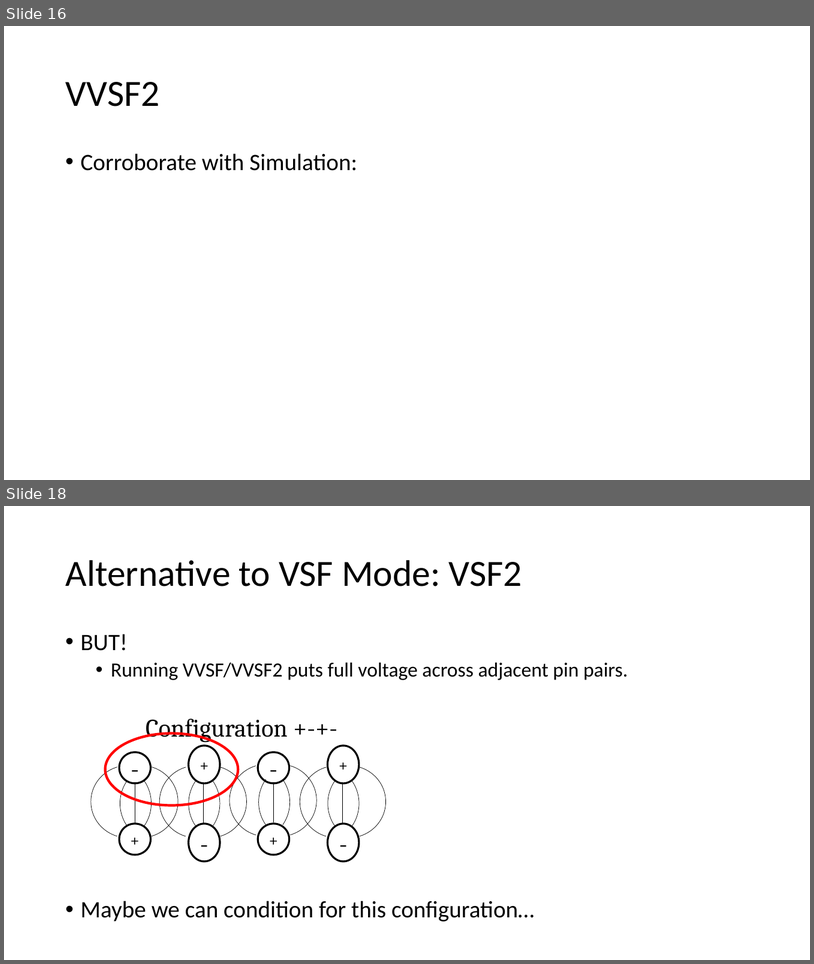
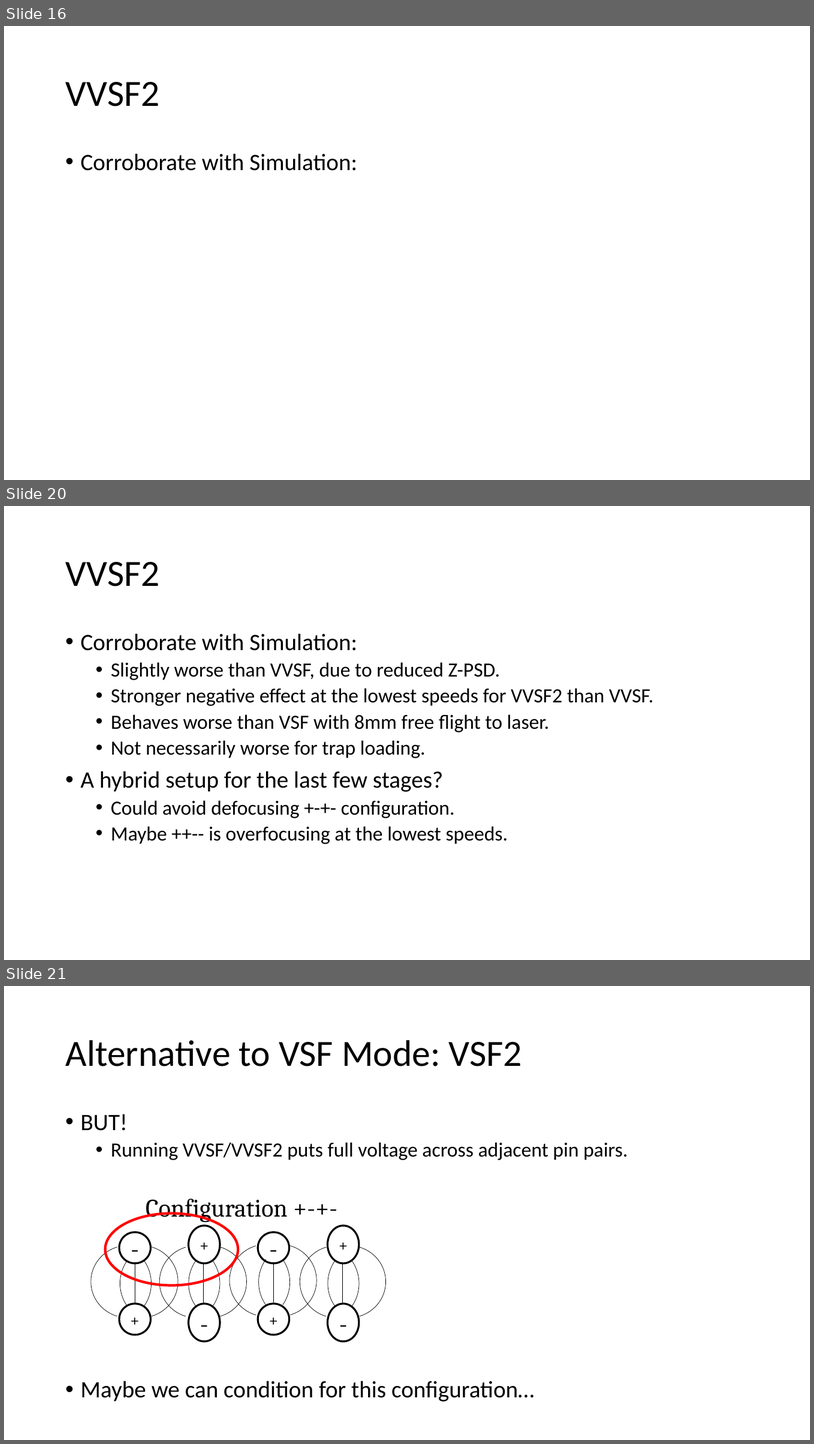
Before and after one commit to dreens/alternate-charging, a slide deck: Alternate Charging VVSF2.pptx. Shown one above the other, each under a label of ours: slides 16 and 18 before the commit, slides 16, 20 and 21 after it; the slides between them are not shown. The pictures are 814x964 and 814x1444 pixels, drawn with LibreOffice and Linux fonts; fonts in the diff are those of the drawing. Boxes give left, top, right and bottom in pixels: in the first picture for what was removed or moved away, otherwise in the second. Text is boxed around its words. In the diff, an @@ line names an element or a change of style, - is before the commit and + after.

```diff
--- a/Alternate Charging VVSF2.pptx
+++ b/Alternate Charging VVSF2.pptx
@@ slide 20 added at <box>4,506,810,960</box>, background #FFFFFF @@
@@ title added at <box>65,562,159,586</box>, 44 pt, text #000000 @@
+VVSF2
@@ text added at <box>81,633,654,844</box>, 24 pt, text #000000 @@
+• Corroborate with Simulation:
+  • Slightly worse than VVSF, due to reduced Z-PSD.
+  • Stronger negative effect at the lowest speeds for VVSF2 than VVSF.
+  • Behaves worse than VSF with 8mm free flight to laser.
+  • Not necessarily worse for trap loading.
+• A hybrid setup for the last few stages?
+  • Could avoid defocusing +-+- configuration.
+  • Maybe ++-- is overfocusing at the lowest speeds.
@@ what was slide 18 is now slide 21 @@
```
Also in this commit, not shown: 2 other slides added.
